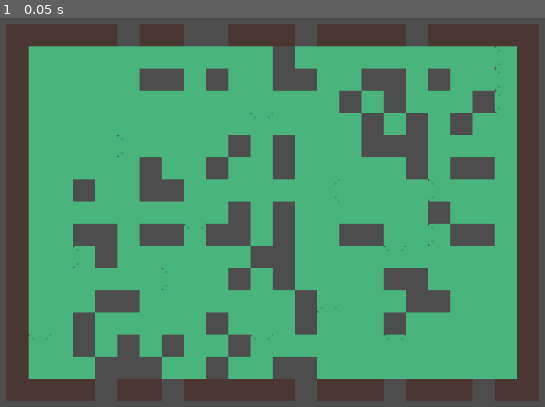
Above: before the commit, frame 1.
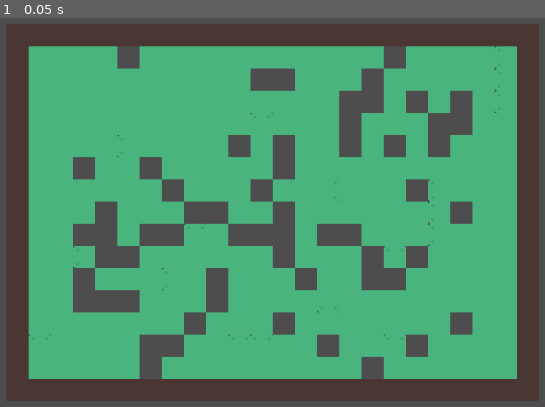
Above: after the commit, the same moment.

Repository: Crhonopost/poa-wizard
Game: Godot game, scene res://Level/level.tscn
The game is run twice, just before and just after one commit, with the same random seed, the same clock (stepped at 60 frames per second) and the same inputs. The project has no main scene, so this scene is started directly.
Inputs:
- Up to frame 1 (0.05 s): no input

The runs differ from the first frame. In frame 1, 21% of the frame differs, in the area x 13-91%, y 1-99%.

Commit message:
toujours des trous

Diff:
--- a/godot-wizard/Environement/generate.gd
+++ b/godot-wizard/Environement/generate.gd
@@ -1,32 +1,34 @@
 extends TileMap
 
-var map_width = 10
-var map_height = 10
+var map_width = 11
+var map_height = 7
 
 #id de la tuile a rajouter
-var tile_id =  10
+var tile_id =  1
 
 #nombre tuiles aleatoires
-var tile_count = 100
+var tile_count = 60
+
 
 
 func place_random_tiles():
 	var placed_tiles = 0
 	while placed_tiles < tile_count:
-		var x = int(randf_range(-map_width, map_width))
-		var y = int(randf_range(-map_height, map_height))
+		var x = int(randf_range(-map_width+1, map_width-2))
+		var y = int(randf_range(-map_height-2, map_height))
 		var position = Vector2(x, y)
 
 		# Vérifie si une tuile est déjà placée à cette position dans le layer foreground
-		if get_cell_source_id(0, position) != 1:
+		if get_cell_atlas_coords(0,position) == Vector2i(16,5):
 			# Place la tuile à la position générée
-			set_cell(0, position, tile_id)
+			set_cell(0, position, -1,Vector2i(1, 1))
 			placed_tiles += 1
 
 
 
 # Called when the node enters the scene tree for the first time.
 func _ready() -> void:
+	print(get_cell_atlas_coords(0,Vector2i(0, 0)))
 	place_random_tiles()
 
 
Not shown, added: godot-wizard/Level/levFEC1.tmp
